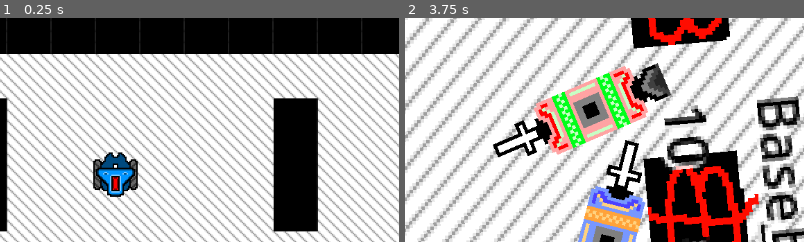
Above: before the commit, frames 1-2 (left to right).
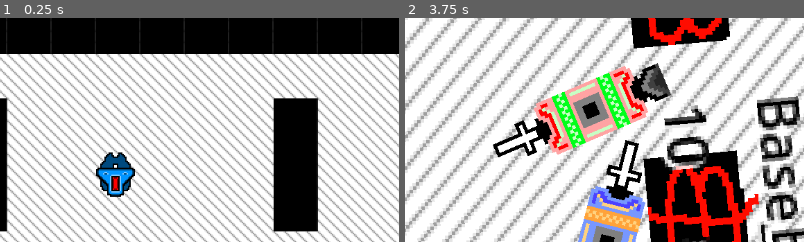
Above: after the commit, the same moments.

Repository: CWmain/botManager
Game: Godot game, scene res://Scene/base.tscn
Two runs of this game, one before a commit and one after it. Both use one fixed random seed, a clock stepped at 60 frames per second and the inputs below.
Inputs (mouse positions are % of the whole screen's width and height, from its top left):
- Up to frame 1 (0.25 s): no input
- Up to frame 2 (3.75 s): move the mouse to (34, 43) at 0.52 s; tap C (BotCam) at 0.6 s; click (34, 43) at 0.67 s; move the mouse to (50, 50) at 1.27 s; hold Down (ui_down) 1.28-2.03 s; click (50, 50) at 1.35 s; move the mouse to (60, 28) at 2.02 s; hold R (PlaceObject) 2.03-2.75 s; click "Home" at 2.75 s; click "Dojo" at 3.5 s
The pictures show only the part of the screen within x 25-75%, y 0-50%; the shares and areas given below are measured in that part.

The runs differ from the first frame. In frame 1, 0.4% of the frame differs, in the area x 23-35%, y 62-77%; in frame 2, nothing differs.

Commit message:
Messing with @tool to create a base case which can than have the needed nodes added

Diff:
--- a/Objects/compound/compound_base.gd
+++ b/Objects/compound/compound_base.gd
@@ -2,3 +2,4 @@
 class_name CompoundBase
 
 @export var statChange: Dictionary[compoundBot.STATS, float]
+@export var EID: String = "Default"
--- /dev/null
+++ b/Objects/compound/wheels/tempWheel.tscn
@@ -0,0 +1,12 @@
+[gd_scene load_steps=2 format=3 uid="uid://8l6pvl8phbu1"]
+
+[ext_resource type="Script" uid="uid://cn7ihg8i5qbb" path="res://Objects/compound/wheels/wheels_base.gd" id="1_6vog0"]
+
+[node name="WheelBase" type="Node2D"]
+script = ExtResource("1_6vog0")
+statChange = Dictionary[int, float]({
+4: 15.0
+})
+metadata/_custom_type_script = "uid://cn7ihg8i5qbb"
+
+[node name="Sprite2D" type="Sprite2D" parent="."]
--- a/Objects/compound/wheels/wheels_base.gd
+++ b/Objects/compound/wheels/wheels_base.gd
@@ -1 +1,28 @@
+@tool
 extends CompoundBase
+class_name WheelBase
+
+var wheel_texture: Sprite2D = null
+
+func _ready() -> void:
+	child_entered_tree.connect(_on_child_entered_tree)
+	child_exiting_tree.connect(_on_child_exiting_tree)
+	_get_configuration_warnings()
+	update_configuration_warnings()
+
+	#wheel_texture.texture = sprite
+
+# Add any wheel related functions here
+func _get_configuration_warnings() -> PackedStringArray:
+	var warnings = []
+	if wheel_texture == null:
+		warnings = ["Missing Sprite2D as child"]
+	return warnings
+
+func _on_child_entered_tree(node: Node) -> void:
+	if node is Sprite2D:
+		wheel_texture = node
+
+func _on_child_exiting_tree(node: Node) -> void:
+	if node is Sprite2D:
+		wheel_texture = null
--- a/Objects/compoundBot/compoundBot.tscn
+++ b/Objects/compoundBot/compoundBot.tscn
@@ -1,7 +1,7 @@
 [gd_scene load_steps=7 format=3 uid="uid://63fkmktemt7h"]
 
 [ext_resource type="Script" uid="uid://dg47sygdiip20" path="res://Objects/compoundBot/compoundBot.gd" id="1_fde1t"]
-[ext_resource type="PackedScene" uid="uid://bmef14su6trg2" path="res://Objects/compoundBot/wheels.tscn" id="2_pcpm3"]
+[ext_resource type="PackedScene" uid="uid://8l6pvl8phbu1" path="res://Objects/compound/wheels/tempWheel.tscn" id="2_fde1t"]
 [ext_resource type="PackedScene" uid="uid://dpce0gvtvypx0" path="res://Objects/compoundBot/chassis.tscn" id="3_xfnlb"]
 [ext_resource type="PackedScene" uid="uid://b0wbhstvvj5oh" path="res://Objects/compoundBot/sword.tscn" id="4_ptmv8"]
 [ext_resource type="PackedScene" uid="uid://c1v70ktdx5u43" path="res://Objects/compoundBot/brain.tscn" id="5_ogyth"]
@@ -11,7 +11,7 @@
 
 [node name="compoundBot" type="CharacterBody2D"]
 script = ExtResource("1_fde1t")
-wheels = ExtResource("2_pcpm3")
+wheels = ExtResource("2_fde1t")
 chassis = ExtResource("3_xfnlb")
 weapon = ExtResource("4_ptmv8")
 brain = ExtResource("5_ogyth")
